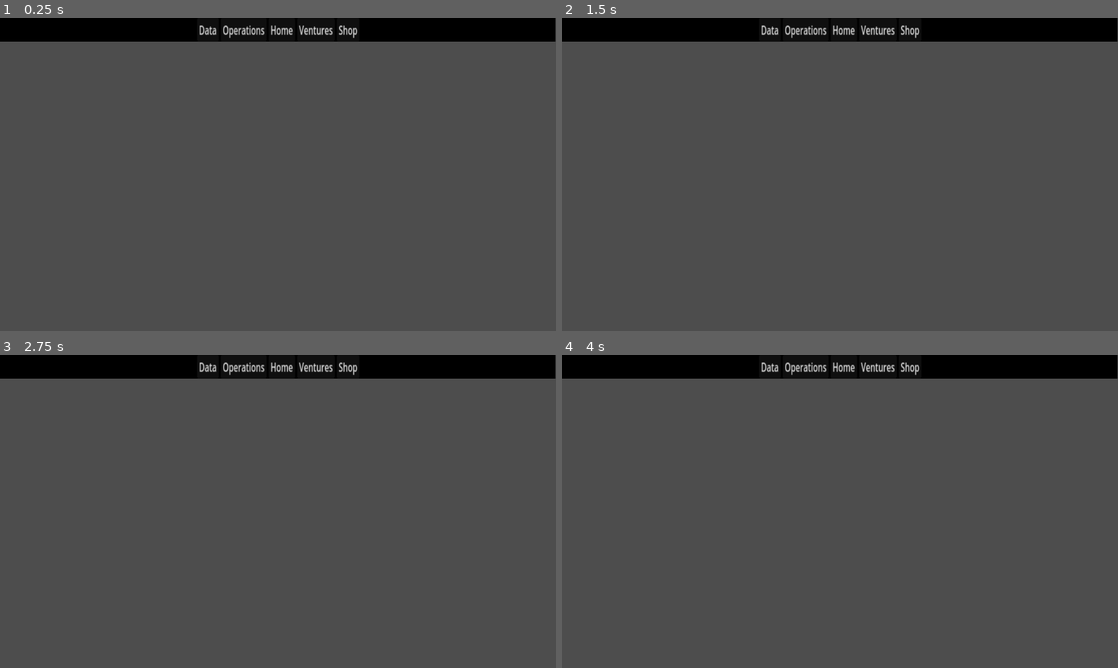
Above: before the commit, frames 1-4 (two rows, left to right).
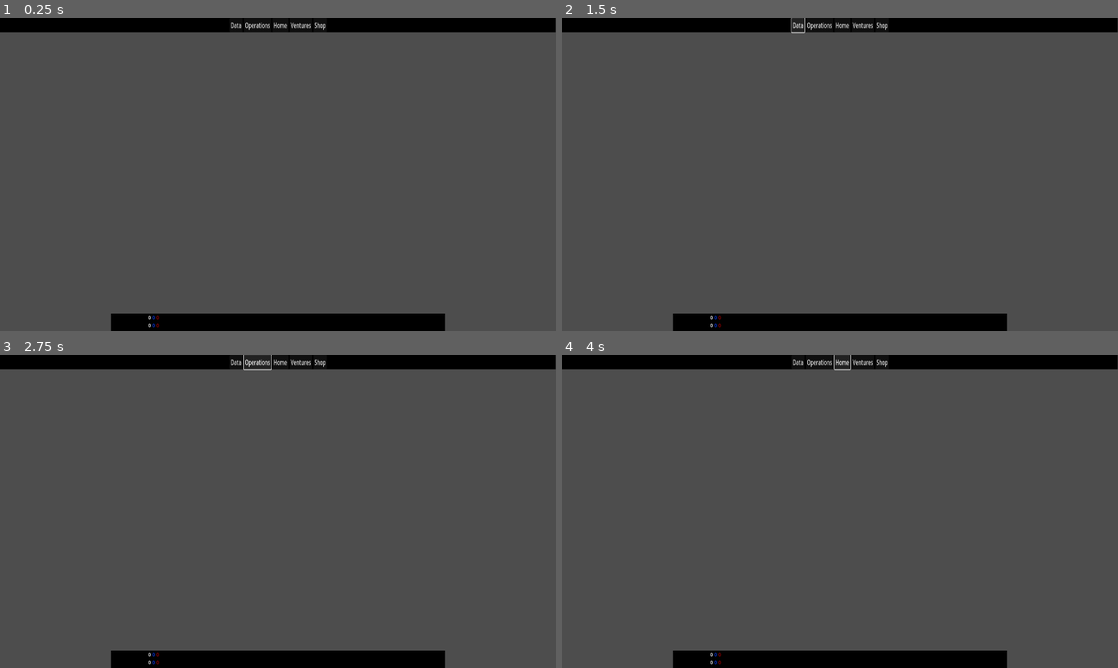
Above: after the commit, the same moments.

Repository: worrall1/PrivacyGame
Game: Godot game, scene res://Operations.tscn
Same seed, same stepped clock (60 frames per second), same inputs: the game is played once before the commit and once after it. The project has no main scene, so this scene is started directly.
Inputs:
- Up to frame 1 (0.25 s): no input
- Up to frame 2 (1.5 s): click "Data" at 0.5 s; click "Data" at 1.25 s
- Up to frame 3 (2.75 s): click "Operations" at 2 s
- Up to frame 4 (4 s): click "Operations" at 2.75 s; click "Home" at 3.5 s

The runs differ from the first frame. In frame 1, 6.8% of the frame differs, in the area x 0-100%, y 1-100%; in frame 2, 6.8%; in frame 3, 6.8%, in the area x 0-100%, y 0-100%; in frame 4, 6.8%.

Commit message:
Screen Size Change

Diff:
--- a/BottomBar.tscn
+++ b/BottomBar.tscn
@@ -10,7 +10,7 @@
 anchor_right = 0.5
 anchor_bottom = 1.0
 offset_left = -577.0
-offset_top = -71.0
+offset_top = -60.0
 offset_right = 577.0
 grow_horizontal = 2
 grow_vertical = 0
--- a/Data.tscn
+++ b/Data.tscn
@@ -7,3 +7,11 @@
 [node name="CanvasLayer" type="CanvasLayer" parent="."]
 
 [node name="TopBar" parent="CanvasLayer" instance=ExtResource("1_kc13r")]
+_import_path = NodePath("")
+unique_name_in_owner = false
+process_mode = 0
+process_priority = 0
+process_physics_priority = 0
+process_thread_group = 0
+editor_description = ""
+script = null
--- a/HomeScreen.tscn
+++ b/HomeScreen.tscn
@@ -8,3 +8,11 @@
 [node name="CanvasLayer" type="CanvasLayer" parent="."]
 
 [node name="TopBar" parent="CanvasLayer" instance=ExtResource("1_c6lw8")]
+_import_path = NodePath("")
+unique_name_in_owner = false
+process_mode = 0
+process_priority = 0
+process_physics_priority = 0
+process_thread_group = 0
+editor_description = ""
+script = null
--- a/Operations.tscn
+++ b/Operations.tscn
@@ -1,9 +1,13 @@
-[gd_scene load_steps=2 format=3 uid="uid://dvnymhrgfegu2"]
+[gd_scene load_steps=3 format=3 uid="uid://dvnymhrgfegu2"]
 
 [ext_resource type="PackedScene" uid="uid://dvxejfu76p7vu" path="res://TopBar.tscn" id="1_48h57"]
+[ext_resource type="PackedScene" uid="uid://sn6bydjgf6o5" path="res://BottomBar.tscn" id="2_vxwuo"]
 
 [node name="Operations" type="Node2D"]
 
 [node name="CanvasLayer" type="CanvasLayer" parent="."]
 
 [node name="TopBar" parent="CanvasLayer" instance=ExtResource("1_48h57")]
+script = null
+
+[node name="NinePatchRect" parent="CanvasLayer" instance=ExtResource("2_vxwuo")]
--- a/Shop.tscn
+++ b/Shop.tscn
@@ -7,3 +7,4 @@
 [node name="CanvasLayer" type="CanvasLayer" parent="."]
 
 [node name="TopBar" parent="CanvasLayer" instance=ExtResource("1_ig62i")]
+script = null
--- a/TopBar.tscn
+++ b/TopBar.tscn
@@ -19,7 +19,7 @@
 layout_mode = 1
 anchors_preset = 10
 anchor_right = 1.0
-offset_bottom = 8.0
+offset_bottom = 31.0
 grow_horizontal = 2
 scale = Vector2(1.00194, 0.639839)
 alignment = 1
--- a/Upgrades.tscn
+++ b/Upgrades.tscn
@@ -7,3 +7,11 @@
 [node name="CanvasLayer" type="CanvasLayer" parent="."]
 
 [node name="TopBar" parent="CanvasLayer" instance=ExtResource("1_hmu2l")]
+_import_path = NodePath("")
+unique_name_in_owner = false
+process_mode = 0
+process_priority = 0
+process_physics_priority = 0
+process_thread_group = 0
+editor_description = ""
+script = null
--- a/project.godot
+++ b/project.godot
@@ -20,4 +20,6 @@
 
 [display]
 
+window/size/viewport_width=1920
+window/size/viewport_height=1080
 window/stretch/mode="viewport"
